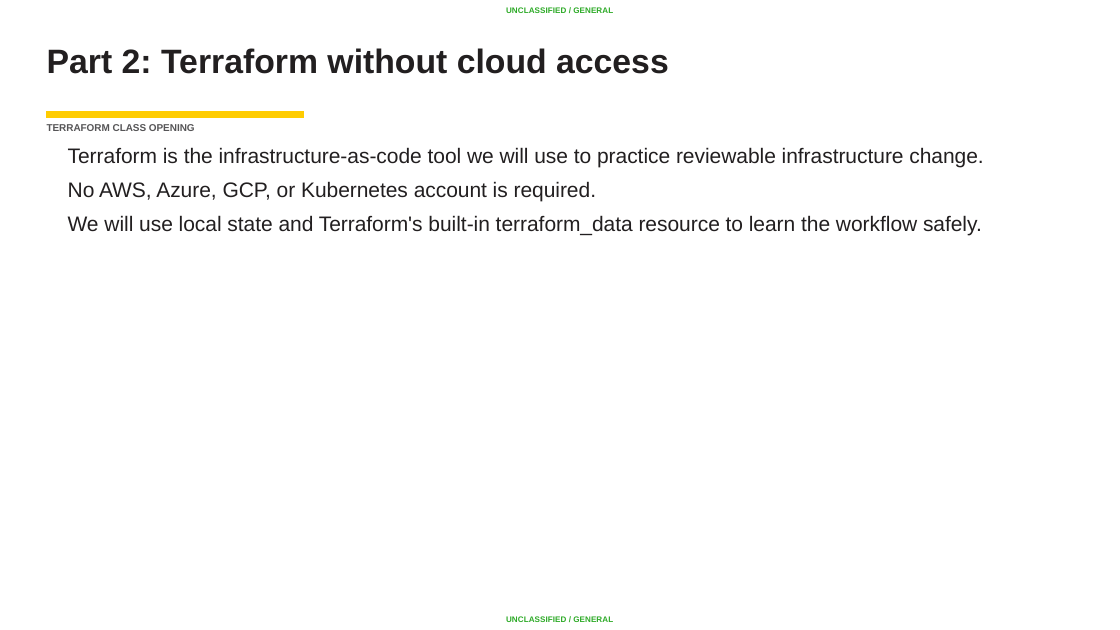
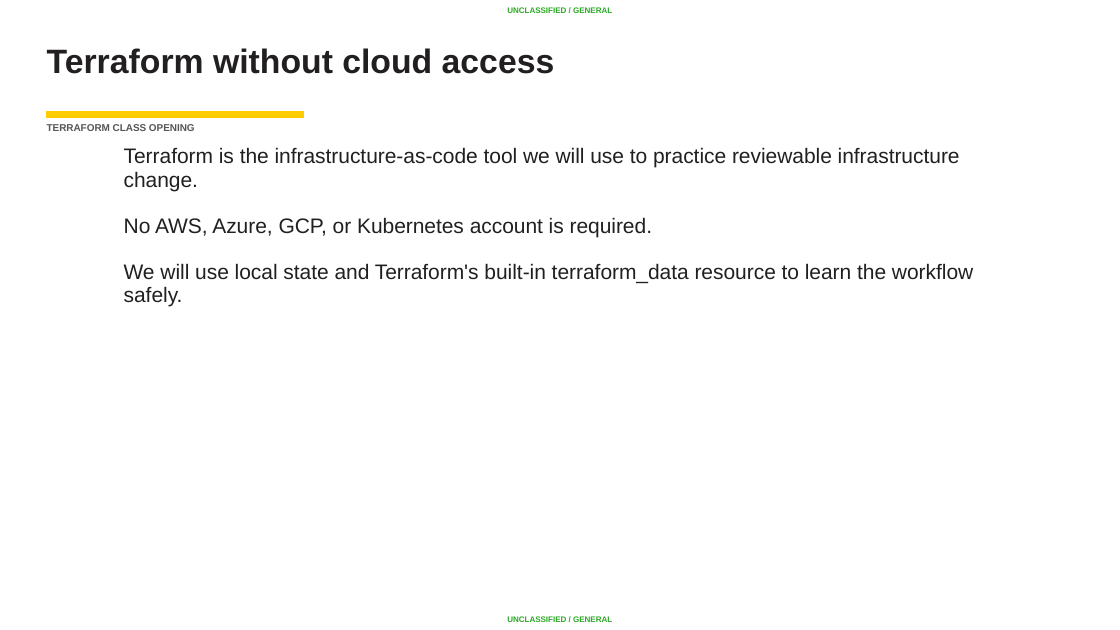
Before and after one commit to AC-Fab/summer-course, a slide deck: slide 27 of DevOps/Lesson 04-05 - CICD and Terraform/CI-CD-Terraform-back-to-back-class.pptx (slide 29 before the commit). Drawn at 1120x630 pixels with LibreOffice and Linux fonts; fonts in the diff are those of the drawing; background and template pictures are left out. Boxes give left, top, right and bottom in pixels: in the first picture for what was removed or moved away, otherwise in the second. Text is boxed around its words. In the diff, an @@ line names an element or a change of style, - is before the commit and + after.

```diff
--- a/DevOps/Lesson 04-05 - CICD and Terraform/CI-CD-Terraform-back-to-back-class.pptx
+++ b/DevOps/Lesson 04-05 - CICD and Terraform/CI-CD-Terraform-back-to-back-class.pptx
@@ title at bbox=[47, 48, 555, 74]: text changed; size 21.8 to 21.7 pt @@
-Part 2: Terraform without cloud access
+Terraform without cloud access
@@ text "Terraform is the infrastructure-as-code tool ..." at bbox=[124, 147, 973, 307]: indent changed; more space between paragraphs @@
```
Also in this commit, not shown: 26 other slides changed, 4 slides added, 1 slide removed.
